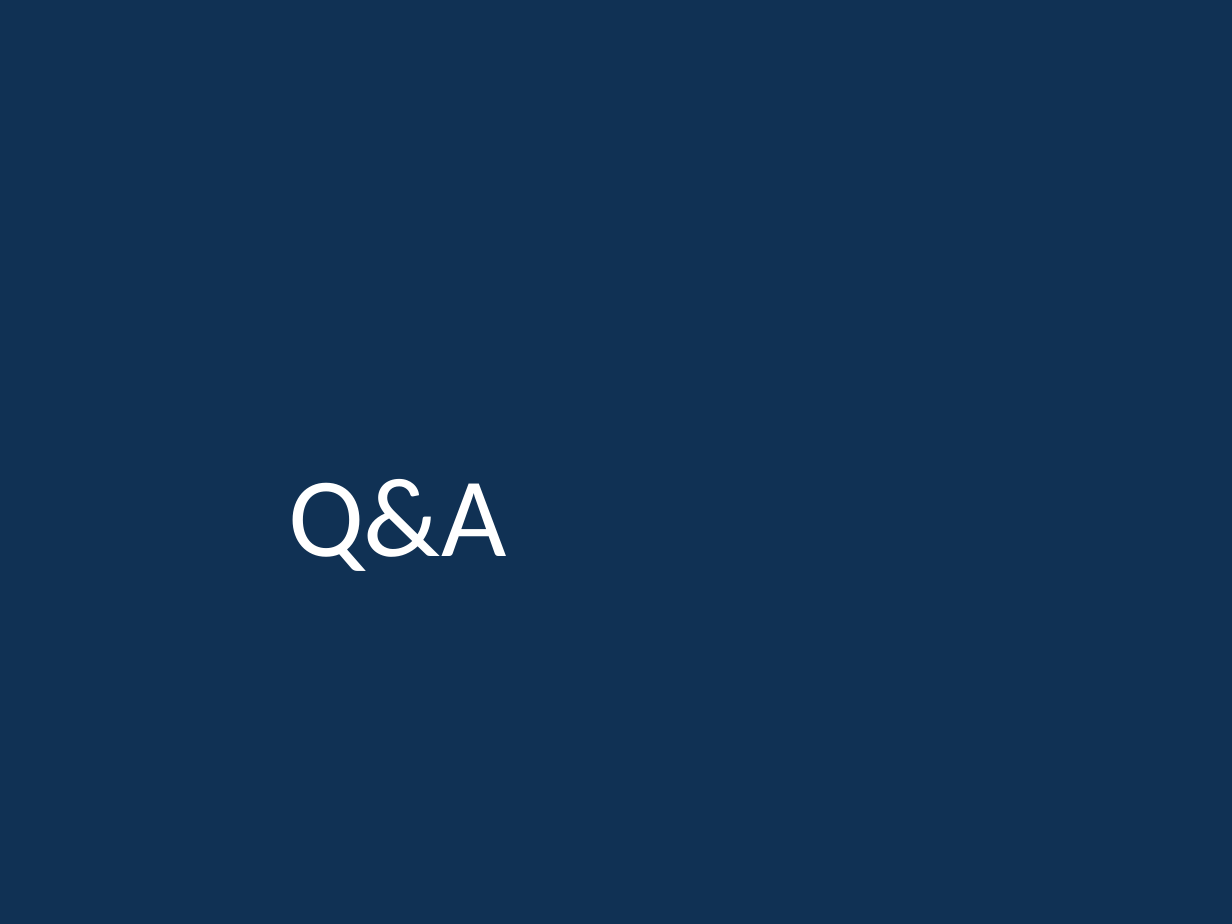
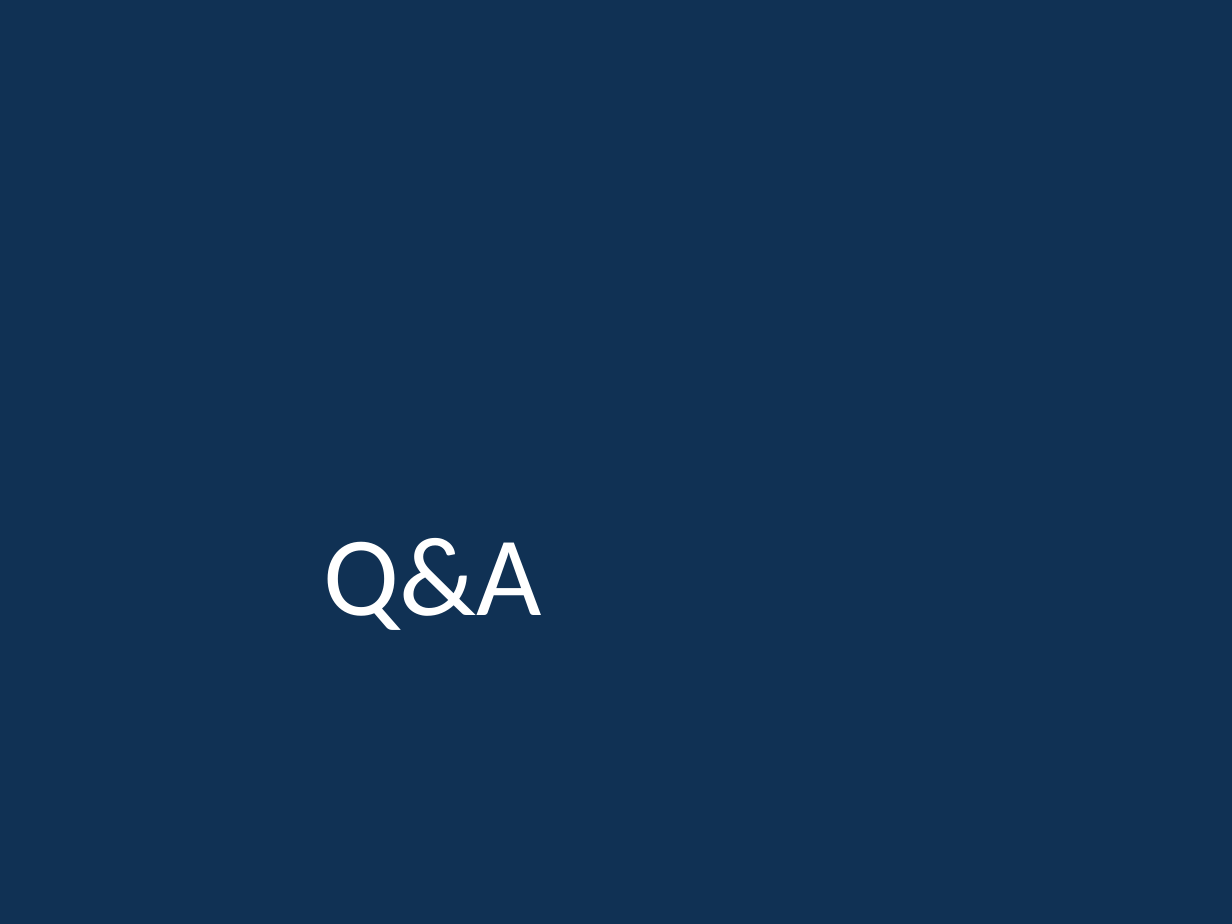
Before and after one commit to Tenyoku8478/The-Tank-War, a slide deck: slide 26 of 計概presentation.pptx. Drawn at 1232x924 pixels with LibreOffice and Linux fonts; fonts in the diff are those of the drawing; background and template pictures are left out. Boxes give left, top, right and bottom in pixels: in the first picture for what was removed or moved away, otherwise in the second. Text is boxed around its words. In the diff, an @@ line names an element or a change of style, - is before the commit and + after.

```diff
--- a/計概presentation.pptx
+++ b/計概presentation.pptx
@@ text "Q&A": place and size @@
-text "Q&A" at (288,479,506,571)
+text "Q&A" at (323,538,541,630)
```
Also in this commit, not shown: 9 other slides changed, 1 slide added, 2 other files.
